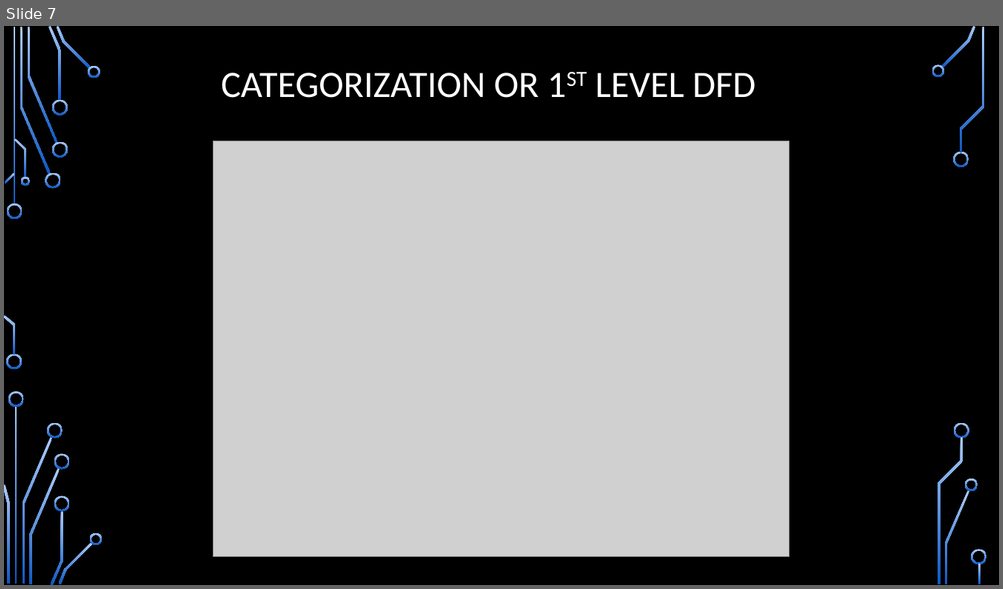
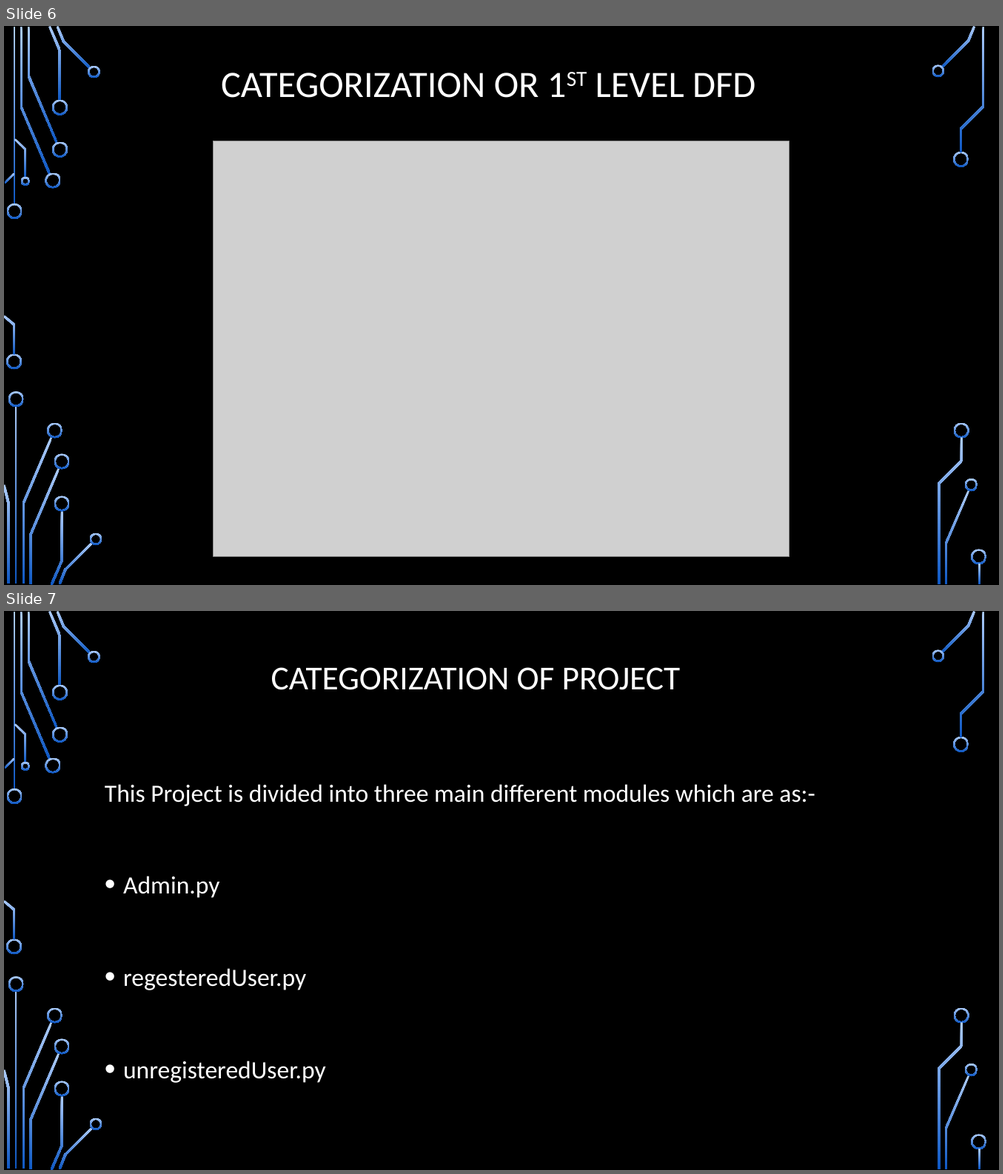
Before and after one commit to vyasaman/movie-ticket-booking, a slide deck: Movie Ticket Booking System.pptx. Shown one above the other, each under a label of ours: slide 7 before the commit, slides 6 and 7 after it. The pictures are 1003x589 and 1003x1174 pixels, drawn with LibreOffice and Linux fonts; fonts in the diff are those of the drawing; grey boxes stand for pictures; background and template pictures are left out. Boxes give left, top, right and bottom in pixels: in the first picture for what was removed or moved away, otherwise in the second. Text is boxed around its words. In the diff, an @@ line names an element or a change of style, - is before the commit and + after.

```diff
--- a/Movie Ticket Booking System.pptx
+++ b/Movie Ticket Booking System.pptx
@@ slide 7 added at [4, 611, 999, 1170], background picture (left out); not listed: 36 template elements that a slide beside it also shows @@
@@ title added at [271, 667, 680, 690], 32.4 pt, text #FFFFFF @@
+CATEGORIZATION OF PROJECT
@@ text added at [105, 784, 815, 1083], 24 pt, text #FFFFFF @@
+This Project is divided into three main different modules which are as:-
+• Admin.py
+• regesteredUser.py
+• unregisteredUser.py
@@ what was slide 7 is now slide 6 @@
```
Also in this commit, not shown: 6 other slides added, 2 slides removed, 4 other files.
